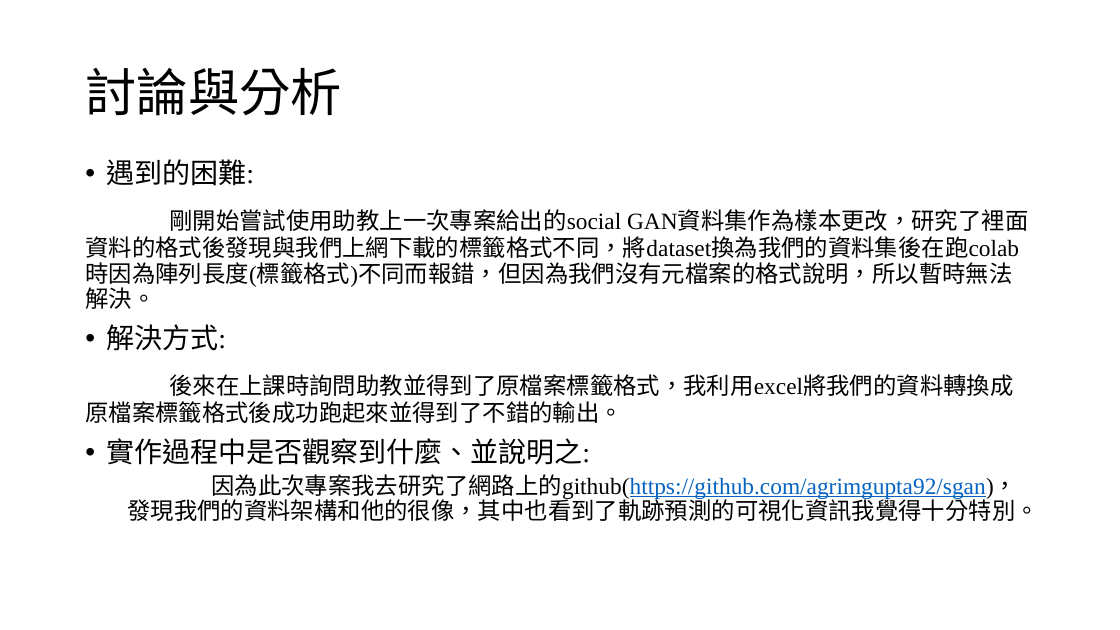
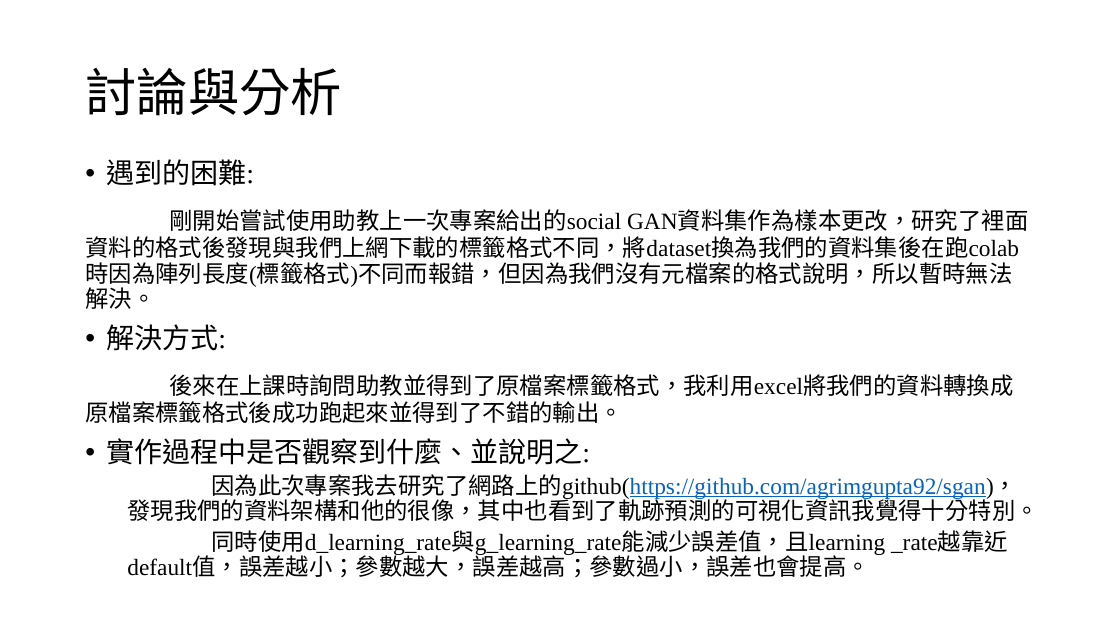
Before and after one commit to lohsuan/Multimedia-Tech, a slide deck: slide 4 of 期末專案_第三組_小組報告/期末專案_第三組_小組報告.pptx. Drawn at 1120x630 pixels with LibreOffice and Linux fonts; fonts in the diff are those of the drawing; background and template pictures are left out. Boxes give left, top, right and bottom in pixels: in the first picture for what was removed or moved away, otherwise in the second. Text is boxed around its words. In the diff, an @@ line names an element or a change of style, - is before the commit and + after.

```diff
--- a/期末專案_第三組_小組報告/期末專案_第三組_小組報告.pptx
+++ b/期末專案_第三組_小組報告/期末專案_第三組_小組報告.pptx
@@ text at [127, 530, 885, 577]: paragraph added @@
+  同時使用d_learning_rate與g_learning_rate能減少誤差值，且learning _rate越靠近default值，誤差越小；參數越大，誤差越高；參數過小，誤差也會提高。
```
Also in this commit, not shown: 1 other slide changed, 4 other files.
